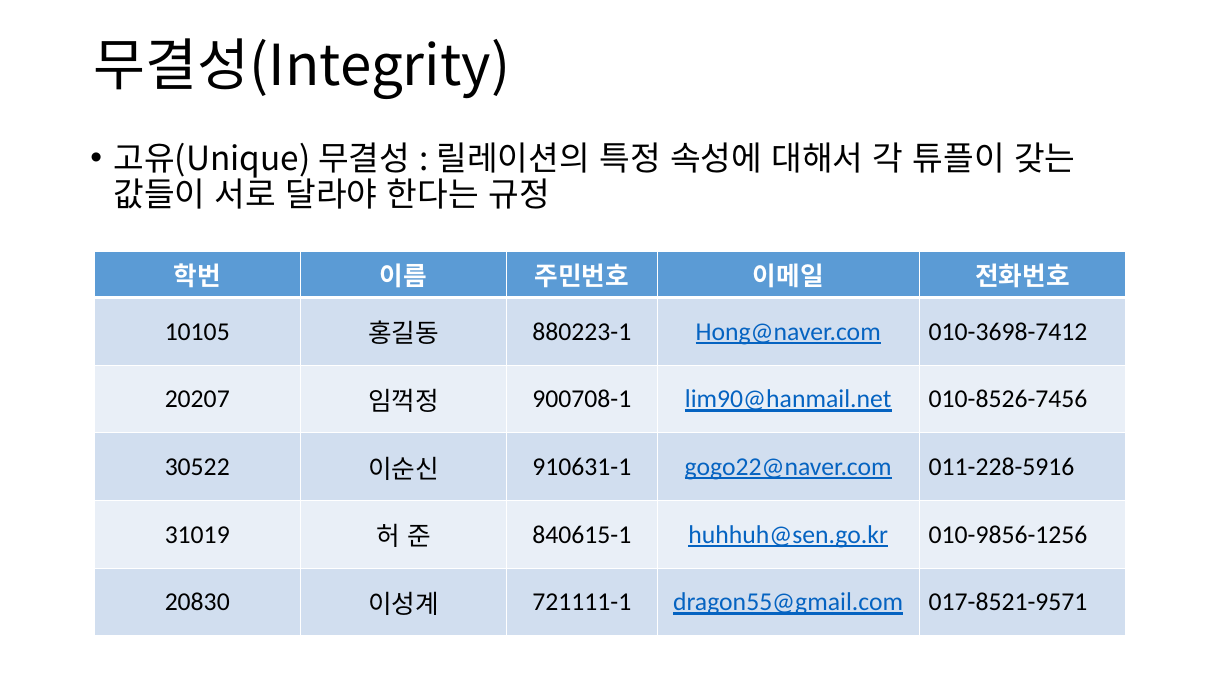
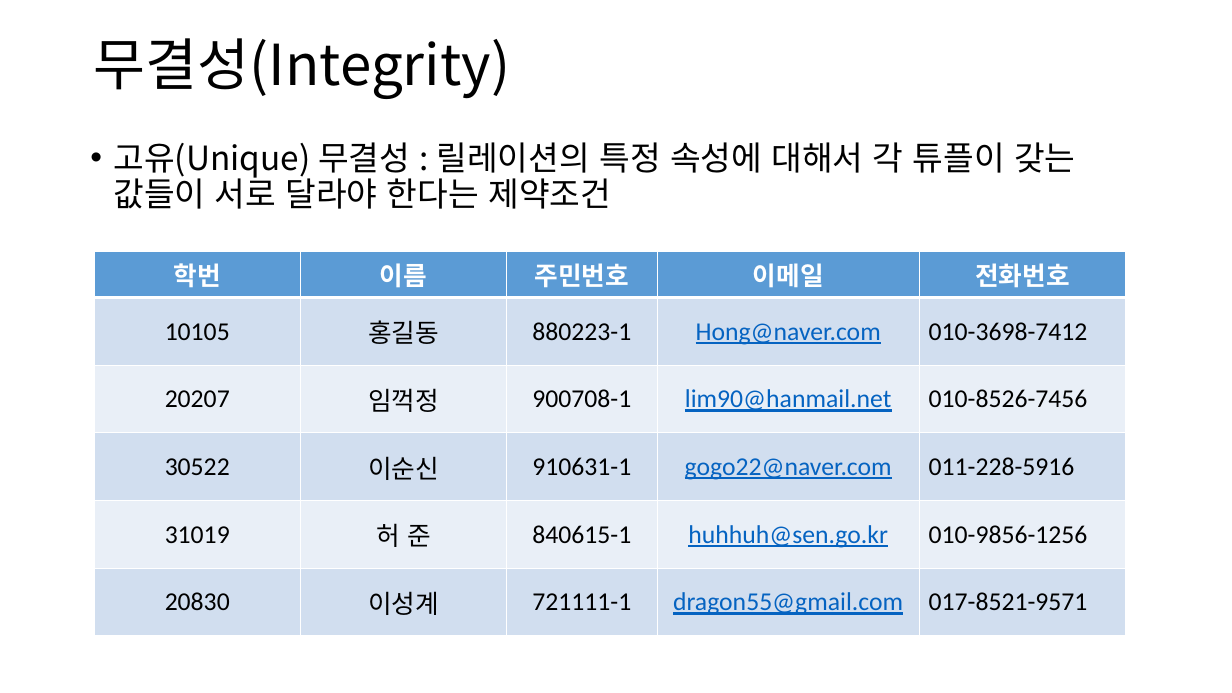
Before and after one commit to lhs501/mirim, a slide deck: slide 9 of schema.pptx. Drawn at 1232x693 pixels with LibreOffice and Linux fonts; fonts in the diff are those of the drawing. Boxes give left, top, right and bottom in pixels: in the first picture for what was removed or moved away, otherwise in the second. Text is boxed around its words. In the diff, an @@ line names an element or a change of style, - is before the commit and + after.

```diff
--- a/schema.pptx
+++ b/schema.pptx
@@ text at (113,142,1075,209): text changed @@
-• 고유(Unique) 무결성 : 릴레이션의 특정 속성에 대해서 각 튜플이 갖는 값들이 서로 달라야 한다는 규정
+• 고유(Unique) 무결성 : 릴레이션의 특정 속성에 대해서 각 튜플이 갖는 값들이 서로 달라야 한다는 제약조건
```
Also in this commit, not shown: 8 other slides changed, 3 other files.
